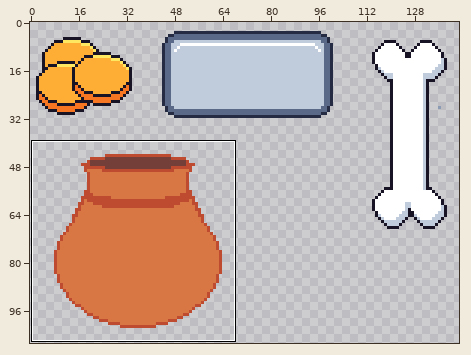
Pixel-art file: res/sketches.aseprite. Above: a wide view before the commit, with the close-up outlined.
Close-up. Old version:
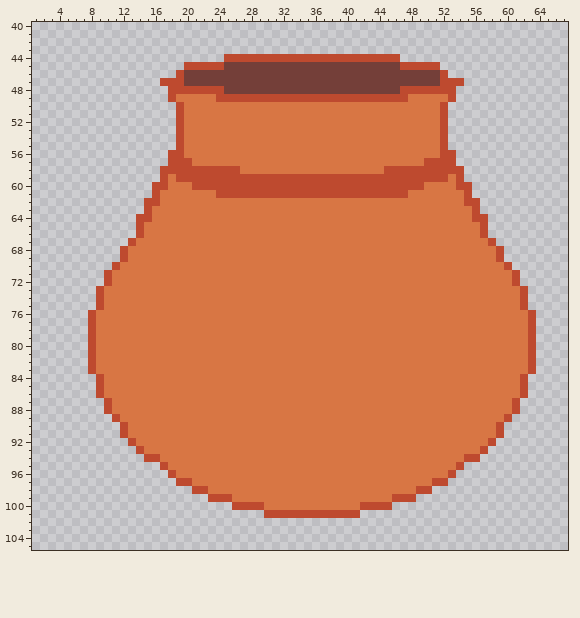
180x180 pixels, 1 frame. Shown: x 1..67, y 40..105. The wide view leaves out empty margins.
Once edited:
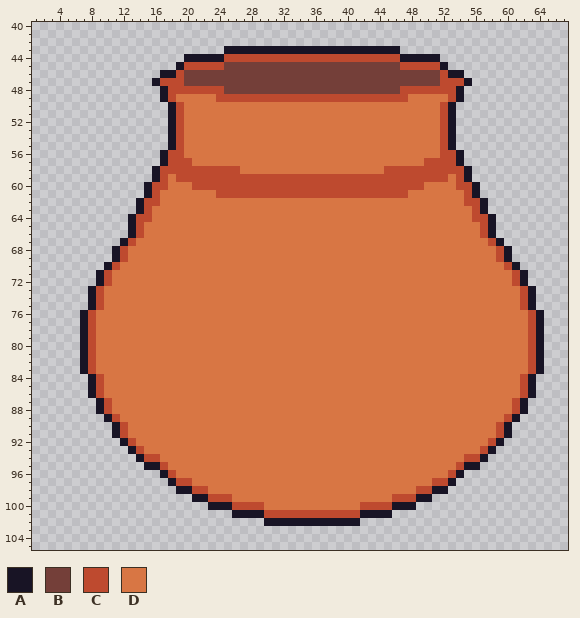
Palette (. is transparent): A #181425  B #743f39  C #be4a2f  D #d87644
Edits made:
Changed rows in their new state; - is an unchanged pixel.
first column x 7:
 43 ------------------AAAAAAAAAAAAAAAAAAAAAA------------------
 44 -------------AAAAA----------------------AAAAA-------------
 45 ------------A--------------------------------A------------
 46 ----------AA----------------------------------AA----------
 47 ---------A--------------------------------------A---------
 48 ----------A------------------------------------A----------
 49 ----------A------------------------------------A----------
 50 -----------A----------------------------------A-----------
 51 -----------A----------------------------------A-----------
 52 -----------A----------------------------------A-----------
 53 -----------A----------------------------------A-----------
 54 -----------A----------------------------------A-----------
 55 -----------A----------------------------------A-----------
 56 ----------A------------------------------------A----------
 57 ----------A------------------------------------A----------
 58 ---------A--------------------------------------A---------
 59 ---------A--------------------------------------A---------
 60 --------A----------------------------------------A--------
 61 --------A----------------------------------------A--------
 62 -------A------------------------------------------A-------
 63 -------A------------------------------------------A-------
 64 ------A--------------------------------------------A------
 65 ------A--------------------------------------------A------
 66 ------A--------------------------------------------A------
 67 -----A----------------------------------------------A-----
 68 ----A------------------------------------------------A----
 69 ----A------------------------------------------------A----
 70 ---A--------------------------------------------------A---
 71 --A----------------------------------------------------A--
 72 --A----------------------------------------------------A--
 73 -A------------------------------------------------------A-
 74 -A------------------------------------------------------A-
 75 -A------------------------------------------------------A-
 76 A--------------------------------------------------------A
 77 A--------------------------------------------------------A
 78 A--------------------------------------------------------A
 79 A--------------------------------------------------------A
 80 A--------------------------------------------------------A
 81 A--------------------------------------------------------A
 82 A--------------------------------------------------------A
 83 A--------------------------------------------------------A
 84 -A------------------------------------------------------A-
 85 -A------------------------------------------------------A-
 86 -A------------------------------------------------------A-
 87 --A----------------------------------------------------A--
 88 --A----------------------------------------------------A--
 89 ---A--------------------------------------------------A---
 90 ----A------------------------------------------------A----
 91 ----A------------------------------------------------A----
 92 -----A----------------------------------------------A-----
 93 ------A--------------------------------------------A------
 94 -------A------------------------------------------A-------
 95 --------AA--------------------------------------AA--------
 96 ----------A------------------------------------A----------
 97 -----------A----------------------------------A-----------
 98 ------------AA------------------------------AA------------
 99 --------------AA--------------------------AA--------------
100 ----------------AAA--------------------AAA----------------
101 -------------------AAAA------------AAAA-------------------
102 -----------------------AAAAAAAAAAAA-----------------------
Boxes around the changes in both close-ups, in picture pixels (x1, y1, x2, y2):
added: (80, 46, 544, 526)
